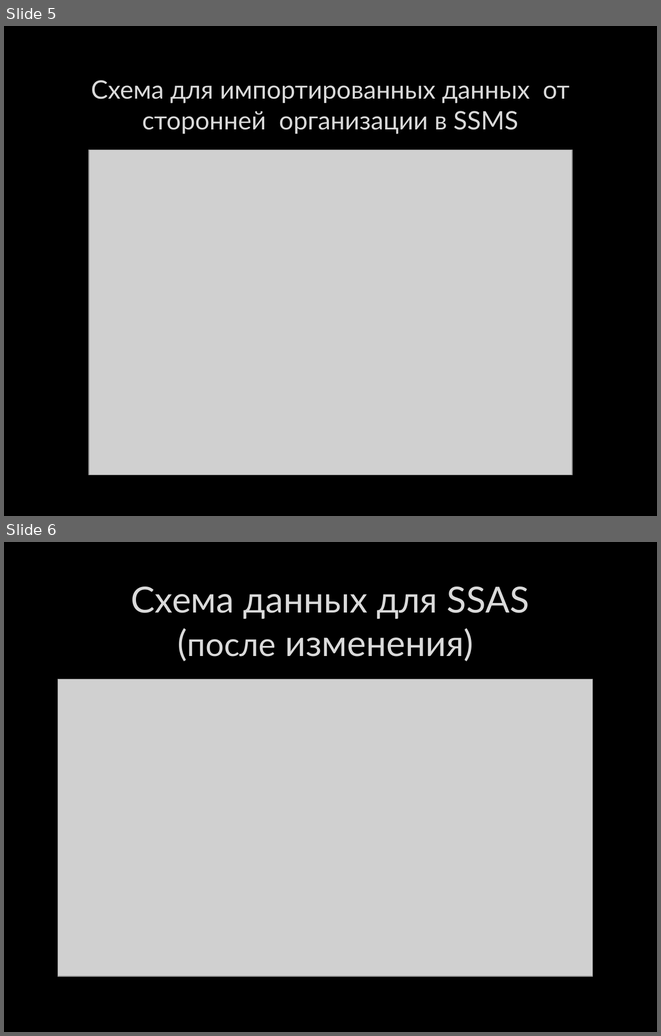
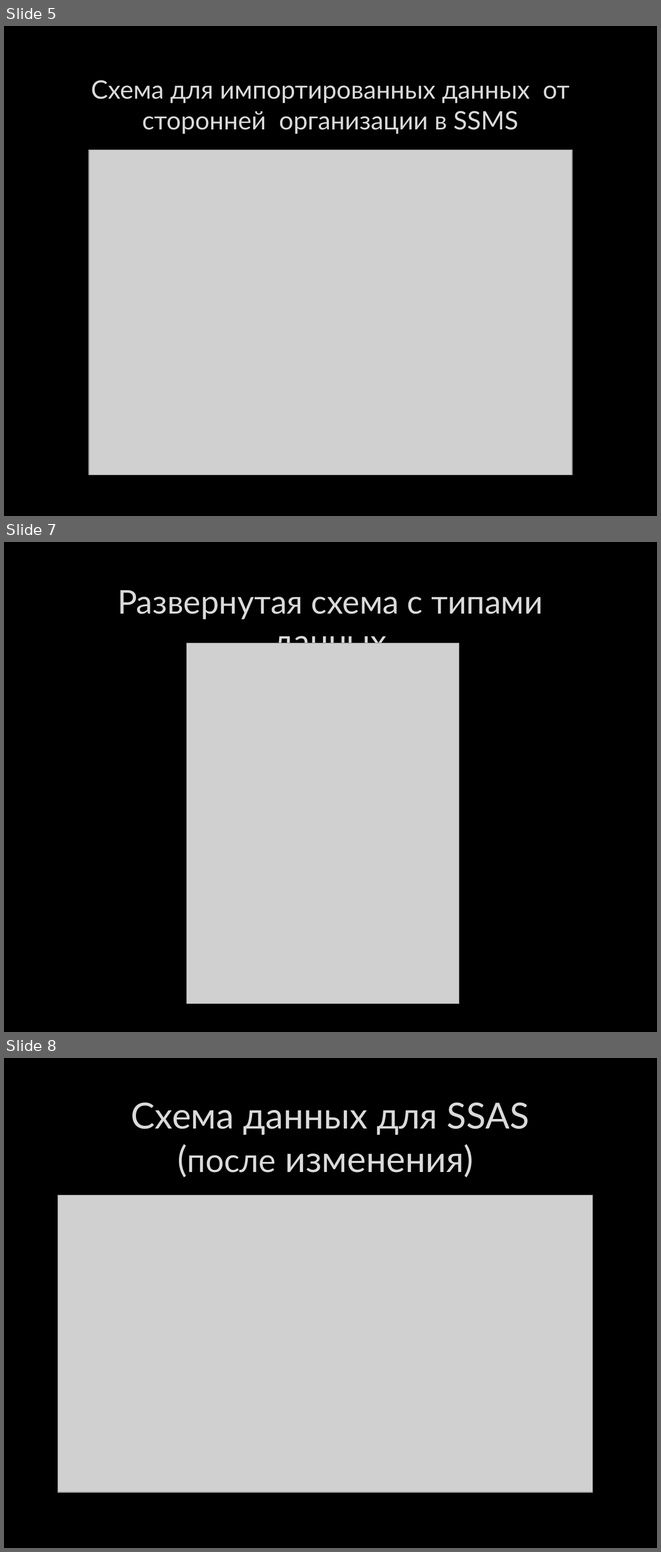
Before and after one commit to SaiAYAYA/otus-mssql-torgashov, a slide deck: 11 lesson/Проект предприятия.pptx. Shown one above the other, each under a label of ours: slides 5 and 6 before the commit, slides 5, 7 and 8 after it; the slides between them are not shown. The pictures are 661x1036 and 661x1552 pixels, drawn with LibreOffice and Linux fonts; fonts in the diff are those of the drawing; grey boxes stand for pictures; background and template pictures are left out. Boxes give left, top, right and bottom in pixels: in the first picture for what was removed or moved away, otherwise in the second. Text is boxed around its words. In the diff, an @@ line names an element or a change of style, - is before the commit and + after.

```diff
--- a/11 lesson/Проект предприятия.pptx
+++ b/11 lesson/Проект предприятия.pptx
@@ slide 7 added at (x1=4, y1=542, x2=657, y2=1032), background picture (left out) @@
@@ title added at (x1=117, y1=590, x2=543, y2=659), 36 pt, text #DADADA @@
+Развернутая схема с типами данных
@@ picture added at (x1=187, y1=643, x2=459, y2=1004) @@
@@ what was slide 6 is now slide 8 @@
```
Also in this commit, not shown: 1 other slide added.
